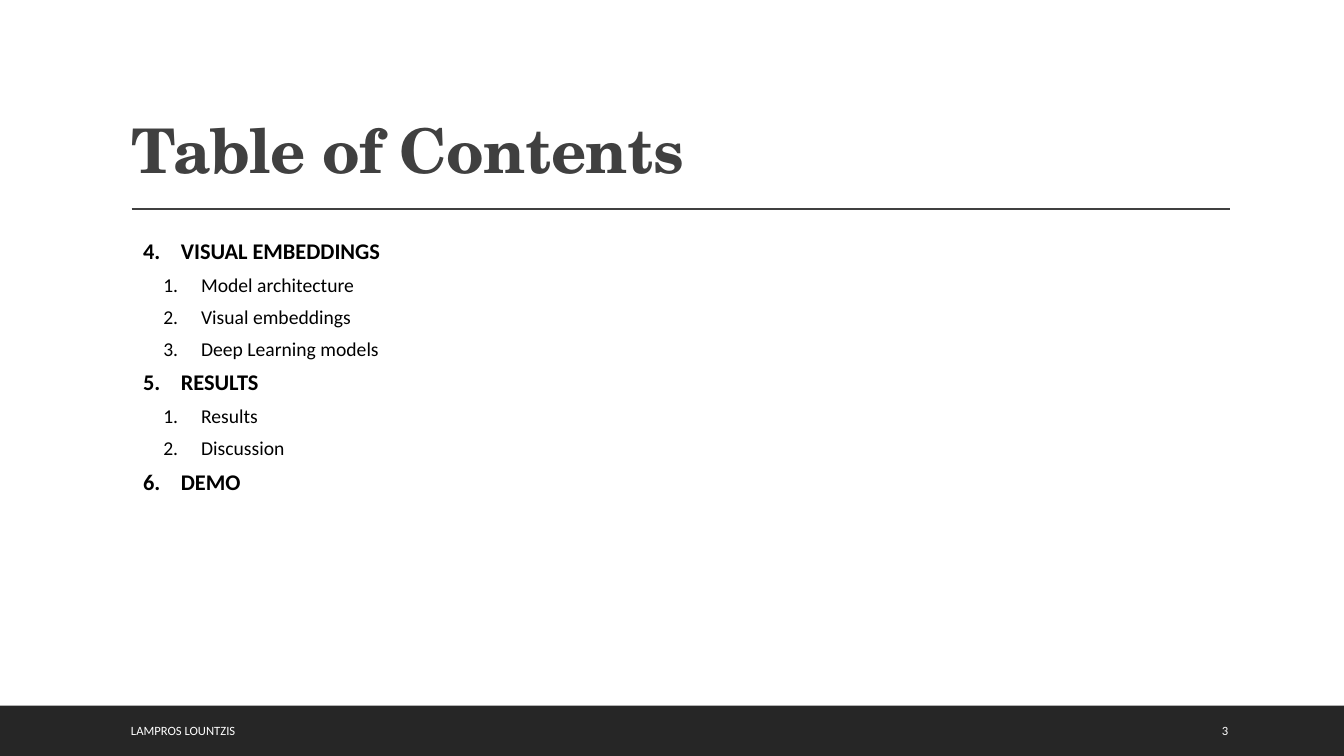
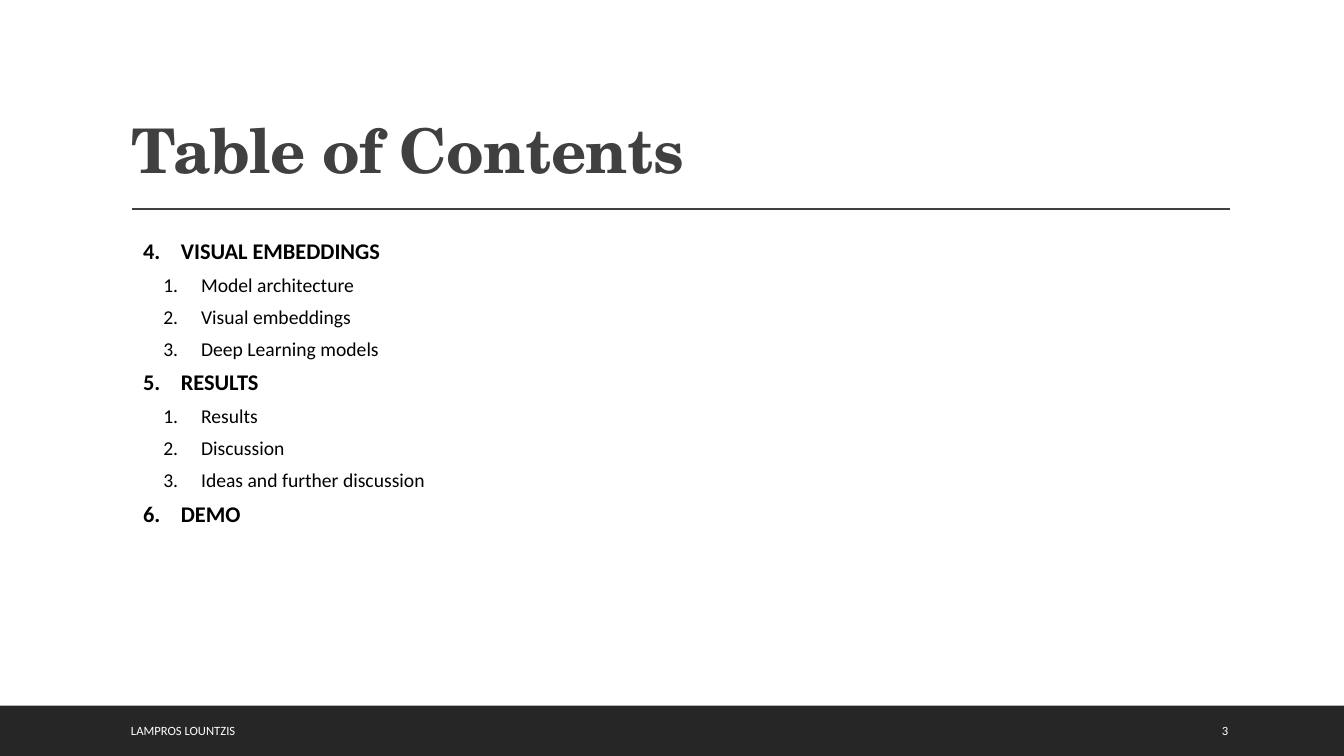
Before and after one commit to annamykcode/cbir-deep-learning, a slide deck: slide 3 of report/report.pptx. Drawn at 1344x756 pixels with LibreOffice and Linux fonts; fonts in the diff are those of the drawing. Boxes give left, top, right and bottom in pixels: in the first picture for what was removed or moved away, otherwise in the second. Text is boxed around its words. In the diff, an @@ line names an element or a change of style, - is before the commit and + after.

```diff
--- a/report/report.pptx
+++ b/report/report.pptx
@@ text at bbox=[201, 473, 425, 487]: paragraph added @@
+    3. Ideas and further discussion
```
Also in this commit, not shown: 1 other slide changed, 5 slides added.
